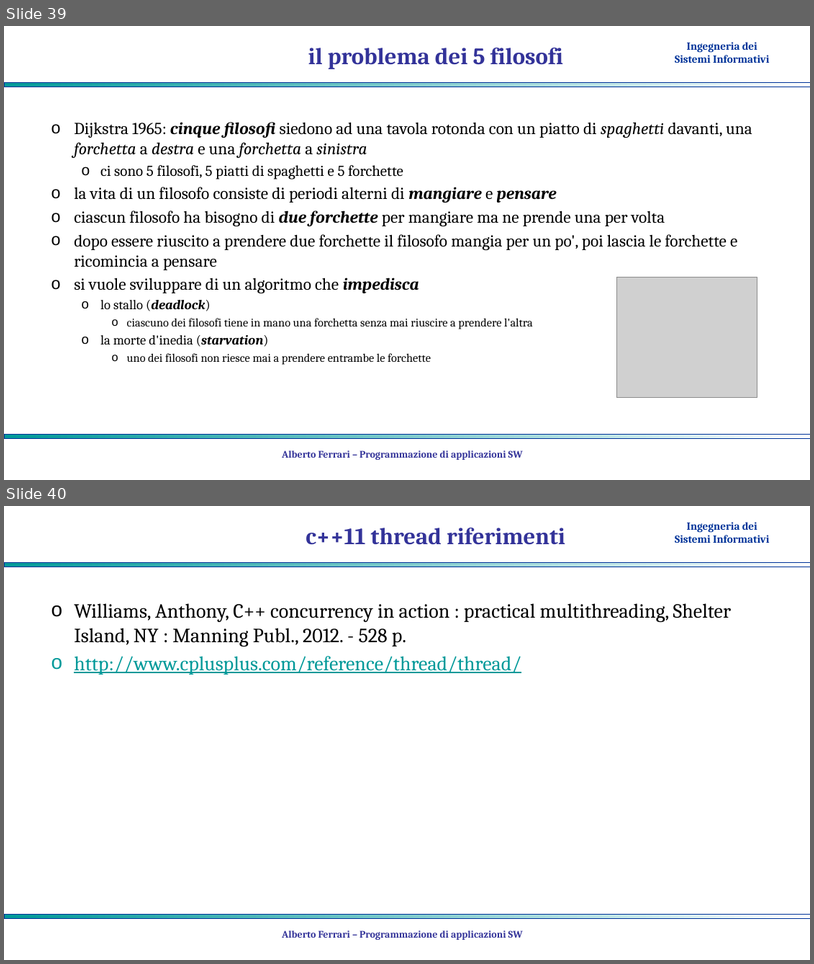
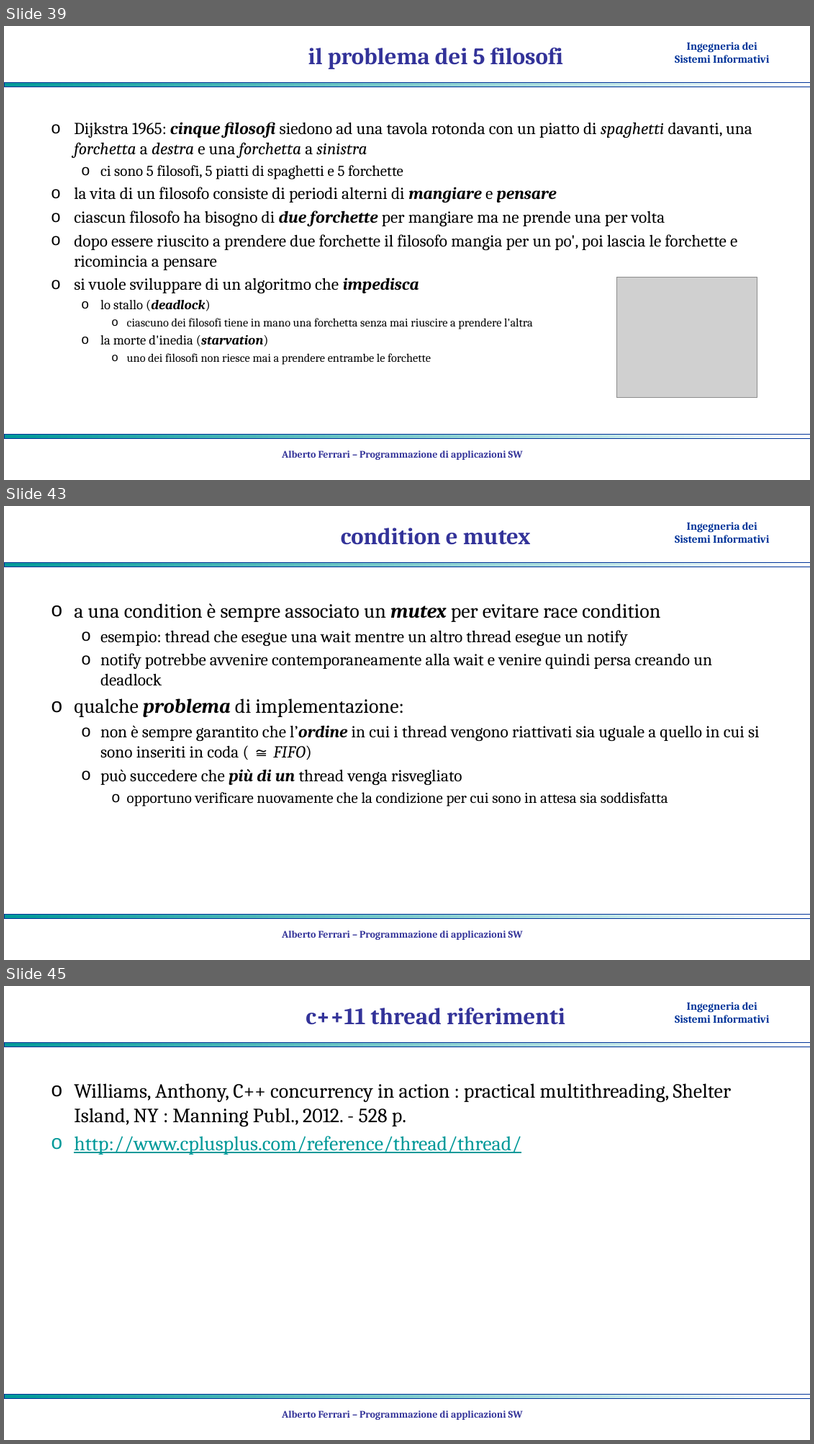
Before and after one commit to albertoferrari/pasw, a slide deck: lezioni/PASW13 - thread.pptx. Shown one above the other, each under a label of ours: slides 39 and 40 before the commit, slides 39, 43 and 45 after it; the slides between them are not shown. The pictures are 814x964 and 814x1444 pixels, drawn with LibreOffice and Linux fonts; fonts in the diff are those of the drawing; grey boxes stand for pictures; background and template pictures are left out. Boxes give left, top, right and bottom in pixels: in the first picture for what was removed or moved away, otherwise in the second. Text is boxed around its words. In the diff, an @@ line names an element or a change of style, - is before the commit and + after.

```diff
--- a/lezioni/PASW13 - thread.pptx
+++ b/lezioni/PASW13 - thread.pptx
@@ slide 43 added at box(4, 506, 810, 960), background #FFFFFF; not listed: 3 template elements that a slide beside it also shows @@
@@ title added at box(341, 528, 531, 545), 28 pt, text #333399, bold @@
+condition e mutex
@@ text added at box(74, 603, 760, 806), 20 pt, text #000000 @@
+o a una condition è sempre associato un mutex per evitare race condition
+  o esempio: thread che esegue una wait mentre un altro thread esegue un notify
+  o notify potrebbe avvenire contemporaneamente alla wait e venire quindi persa creando un deadlock
+o qualche problema di implementazione:
+  o non è sempre garantito che l’ordine in cui i thread vengono riattivati sia uguale a quello in cui si sono inseriti in coda ( ≅ FIFO)
+  o può succedere che più di un thread venga risvegliato
+    o opportuno verificare nuovamente che la condizione per cui sono in attesa sia soddisfatta
@@ text added at box(282, 930, 523, 939), 12 pt, text #333399, bold @@
+Alberto Ferrari – Programmazione di applicazioni SW
@@ what was slide 40 is now slide 45 @@
```
Also in this commit, not shown: 4 other slides added, 1 other file.
